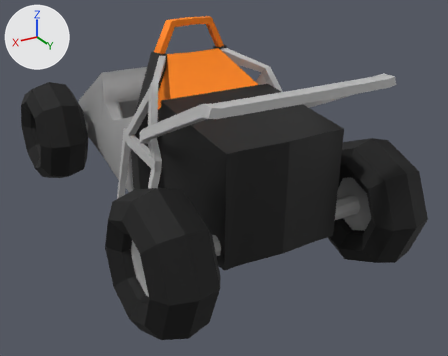
A saved change to the FBX model Models/Kart/formulaCar_model1.fbx.
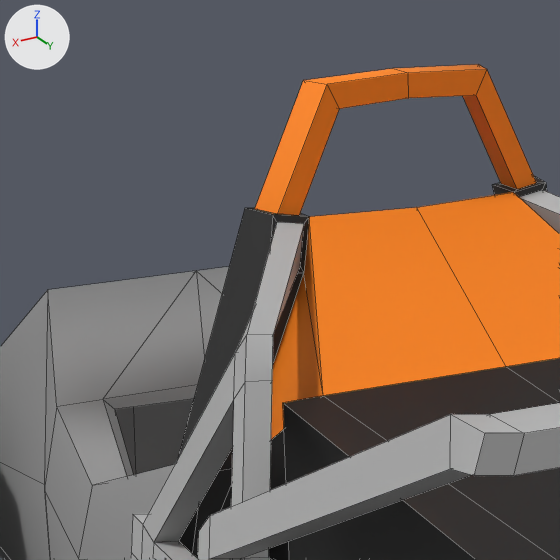
Each version is shown whole from a 50 mm camera at (0.0564, 0.1151, 0.0622) aimed at (-0.0063, 0.0107, 0.01), then close up on the part from 20% to 51% of the width and 0% to 39% of the height. The lights are fixed; the arrows at upper left show +X, +Y and +Z. The close-ups show mesh edges as thin lines. Where no turn or scale is listed for an object, it has been applied to the vertices.

Names of what the first close-up shows: 'SM_CartBody'.
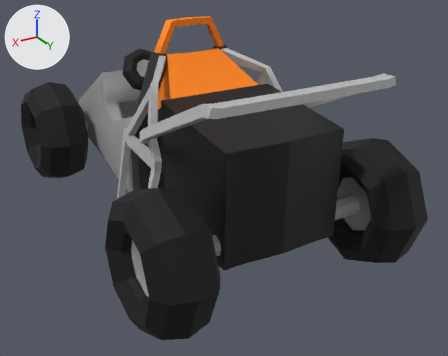
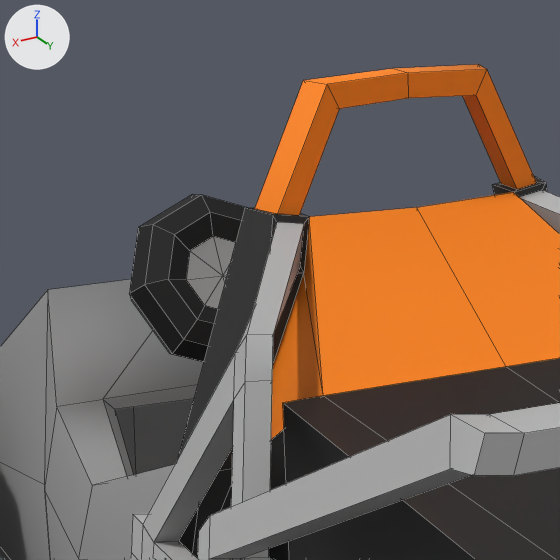
Commit message: Updated Formula Car (Correctly)

Scene script edits in JSON lines:
```json
{"op": "add", "block": "me_mesh_007", "code": ["me_mesh_007 = bpy.data.meshes.new('Mesh.007')", "me_mesh_007.from_pydata(...)  # 74 vertices, 80 faces; spans x -0.00529..0.00529, y -0.00495..0.00356, z -0.00472..0.00472", "# faces by material slot: [48, 32]", "me_mesh_007.materials.append(mat_m_wheel)  # black #000000", "me_mesh_007.materials.append(mat_m_metal)  # grey #9b9b9b"]}
{"op": "add", "block": "ob_sm_wheel", "code": ["ob_sm_wheel = bpy.data.objects.new('SM_Wheel', me_mesh_007)", "ob_sm_wheel.location = (0.0, -0.01415, 0.02888)"]}
```

Location of each change, (x1, y1, x2, y2) in pixels of the close-ups (560 x 560 px):
```json
{"object": "SM_Wheel", "change": "added", "after": [129, 194, 247, 362], "on screen": "black", "faces in mat_m_wheel (black #000000)": [129, 194, 247, 362], "faces in mat_m_metal (grey #9b9b9b)": [186, 237, 236, 309]}
```
